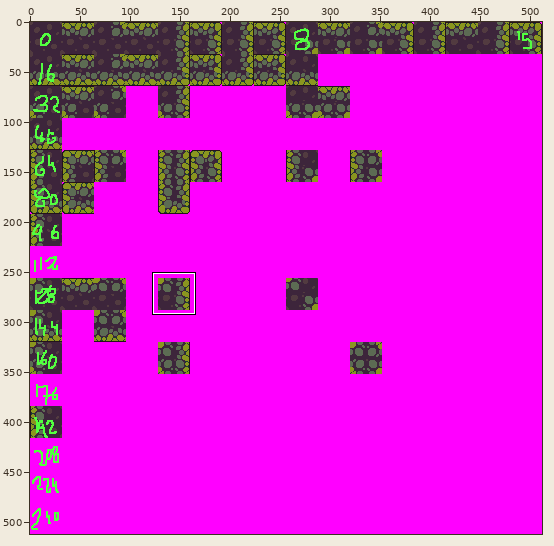
File history of a pixel-art file, assets/tilesets/macro_terrain_atlas.aseprite. Above, an overview of the earlier version with the close-up marked.
Close-up. Before the commit:
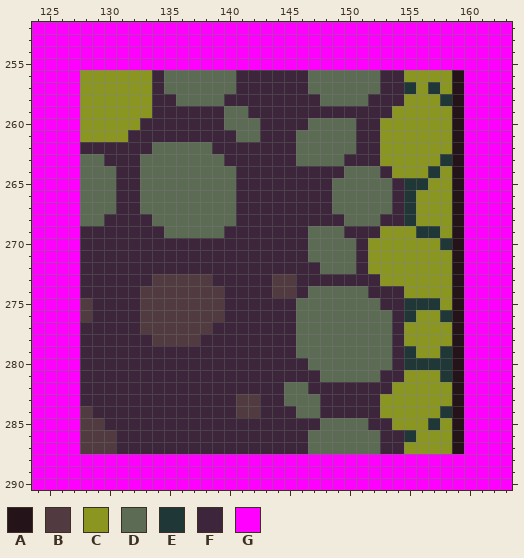
512x512 pixels, 1 frame. Shown: x 124..163, y 252..290. The commit also changed other parts of the picture, which this record leaves out.
Visible layers, top first: "Layer 2", "Layer 1", "Layer 3".
Palette (. is transparent): A #25131a  B #523b40  C #8a961f  D #5c6b53  E #1f3736  F #3d253b  G #ff00ff
Pixels before, first column x 124:
252 GGGGGGGGGGGGGGGGGGGGGGGGGGGGGGGGGGGGGGGG
253 GGGGGGGGGGGGGGGGGGGGGGGGGGGGGGGGGGGGGGGG
254 GGGGGGGGGGGGGGGGGGGGGGGGGGGGGGGGGGGGGGGG
255 GGGGGGGGGGGGGGGGGGGGGGGGGGGGGGGGGGGGGGGG
256 GGGGCCCCCCFDDDDDDFFFFFFDDDDDDFFCCCCAGGGG
257 GGGGCCCCCCFDDDDDDFFFFFFDDDDDDFFECECAGGGG
258 GGGGCCCCCCFFDDDDFFFFFFFFDDDDFFFCCCEAGGGG
259 GGGGCCCCCCFFFFFFDDFFFFFFFFFFFFCCCCCAGGGG
260 GGGGCCCCCFFFFFFFDDDFFFFDDDDFFCCCCCCAGGGG
261 GGGGCCCCFFFFFFFFFDDFFFDDDDDFFCCCCCCAGGGG
262 GGGGFFFFFFDDDDDFFFFFFFDDDDDFFCCCCCCAGGGG
263 GGGGDDFFFDDDDDDDFFFFFFDDDDFFFCCCCCEAGGGG
264 GGGGDDDFFDDDDDDDDFFFFFFFFFDDDFCCCECAGGGG
265 GGGGDDDFFDDDDDDDDFFFFFFFFDDDDDFEECCAGGGG
266 GGGGDDDFFDDDDDDDDFFFFFFFFDDDDDFECCCAGGGG
267 GGGGDDDFFDDDDDDDDFFFFFFFFDDDDDFECCCAGGGG
268 GGGGDDFFFFDDDDDDDFFFFFFFFFDDDFFECCCAGGGG
269 GGGGFFFFFFFDDDDDFFFFFFFDDDFFFCCCEECAGGGG
270 GGGGFFFFFFFFFFFFFFFFFFFDDDDFCCCCCCEAGGGG
271 GGGGFFFFFFFFFFFFFFFFFFFDDDDFCCCCCCCAGGGG
272 GGGGFFFFFFFFFFFFFFFFFFFFDDDFCCCCCCCAGGGG
273 GGGGFFFFFFBBBBBFFFFFBBFFFFFFFCCCCCCAGGGG
274 GGGGFFFFFBBBBBBBFFFFBBFDDDDDFFFCCCCAGGGG
275 GGGGBFFFFBBBBBBBFFFFFFDDDDDDDFFEEECAGGGG
276 GGGGBFFFFBBBBBBBFFFFFFDDDDDDDDFECCEAGGGG
277 GGGGFFFFFBBBBBBFFFFFFFDDDDDDDDFCCCCAGGGG
278 GGGGFFFFFFBBBBFFFFFFFFDDDDDDDDFCCCCAGGGG
279 GGGGFFFFFFFFFFFFFFFFFFDDDDDDDDFECCEAGGGG
280 GGGGFFFFFFFFFFFFFFFFFFFDDDDDDDFEEEEAGGGG
281 GGGGFFFFFFFFFFFFFFFFFFFFDDDDDFFCCCEAGGGG
282 GGGGFFFFFFFFFFFFFFFFFDDFFFFFFFCCCCCAGGGG
283 GGGGFFFFFFFFFFFFFBBFFDDDFFFFFCCCCCCAGGGG
284 GGGGBFFFFFFFFFFFFBBFFFDDFFFFFCCCCCEAGGGG
285 GGGGBBFFFFFFFFFFFFFFFFFFDDDDFFCCCECAGGGG
286 GGGGBBBFFFFFFFFFFFFFFFFDDDDDDFFECCCAGGGG
287 GGGGBBBFFFFFFFFFFFFFFFFDDDDDDFFCCCCAGGGG
288 GGGGGGGGGGGGGGGGGGGGGGGGGGGGGGGGGGGGGGGG
289 GGGGGGGGGGGGGGGGGGGGGGGGGGGGGGGGGGGGGGGG
290 GGGGGGGGGGGGGGGGGGGGGGGGGGGGGGGGGGGGGGGG
After:
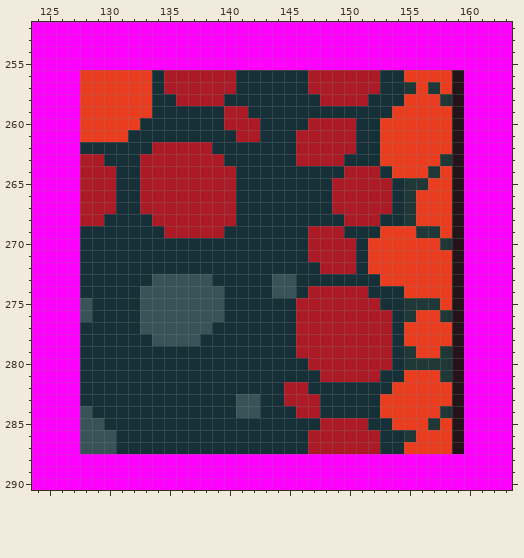
The edit:
Colour B changes from #523b40 to #385258.
Colour C changes from #8a961f to #ea3d20.
Colour D changes from #5c6b53 to #ac1a26.
Colour F changes from #3d253b to #163037.
